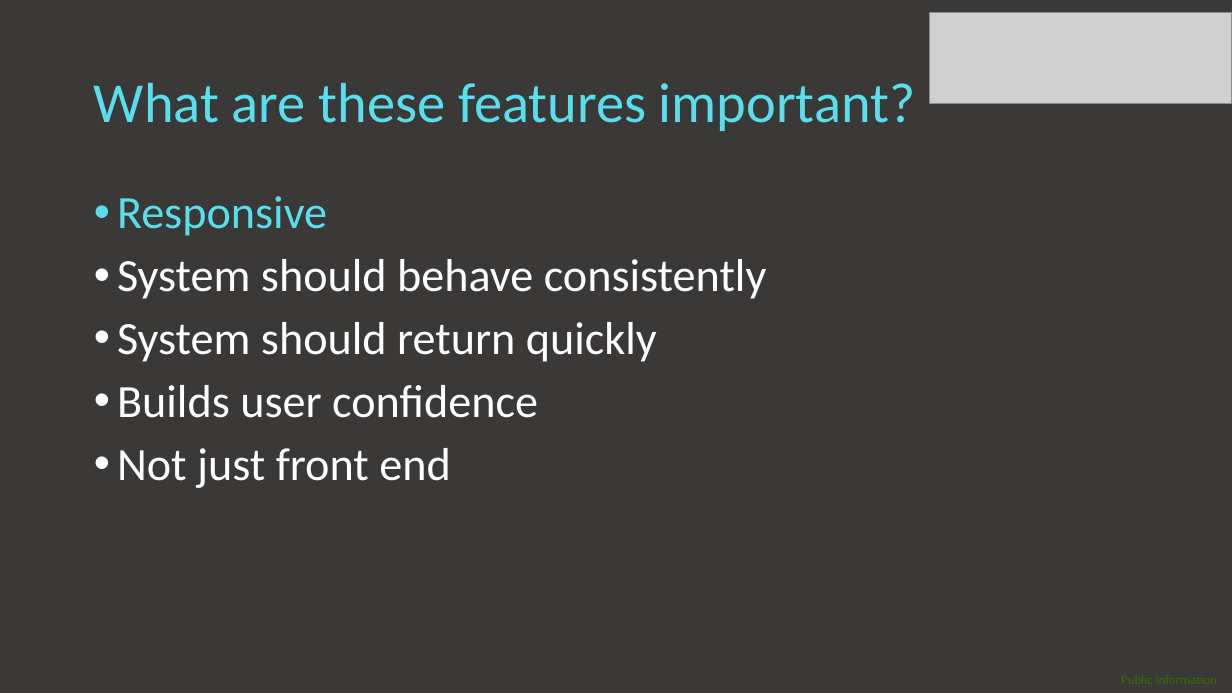
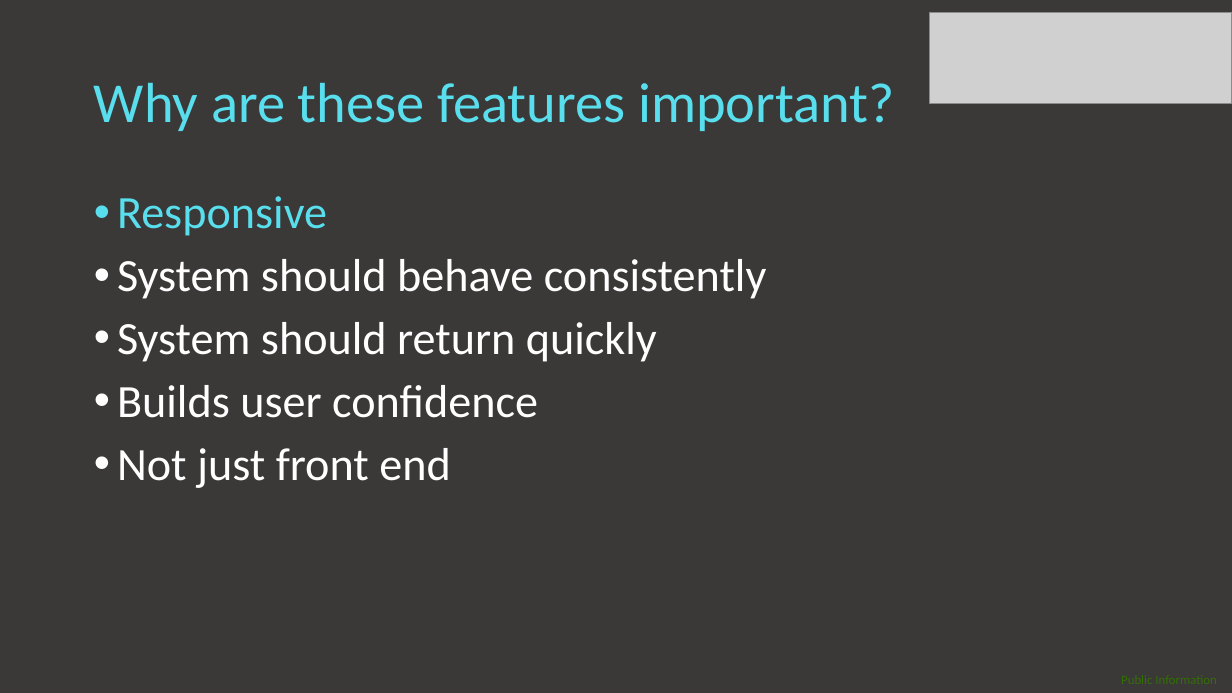
Before and after one commit to RealityCtrl/learn_day, a slide deck: slide 3 of Reactive_microservices_aws_PUBLIC.pptx. Drawn at 1232x693 pixels with LibreOffice and Linux fonts; fonts in the diff are those of the drawing; grey boxes stand for pictures. Boxes give left, top, right and bottom in pixels: in the first picture for what was removed or moved away, otherwise in the second. Text is boxed around its words. In the diff, an @@ line names an element or a change of style, - is before the commit and + after.

```diff
--- a/Reactive_microservices_aws_PUBLIC.pptx
+++ b/Reactive_microservices_aws_PUBLIC.pptx
@@ title at [94, 83, 895, 131]: text changed @@
-What are these features important?
+Why are these features important?
```
Also in this commit, not shown: 3 other slides changed, 1 other file.
